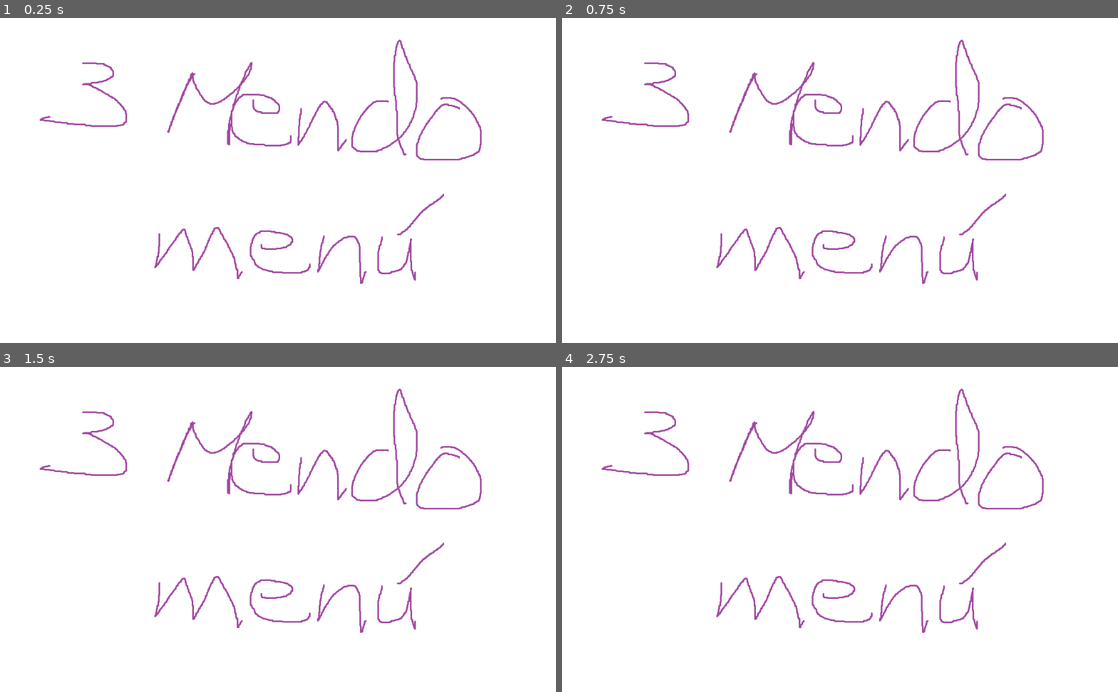
Above: before the commit, frames 1-4 (two rows, left to right).
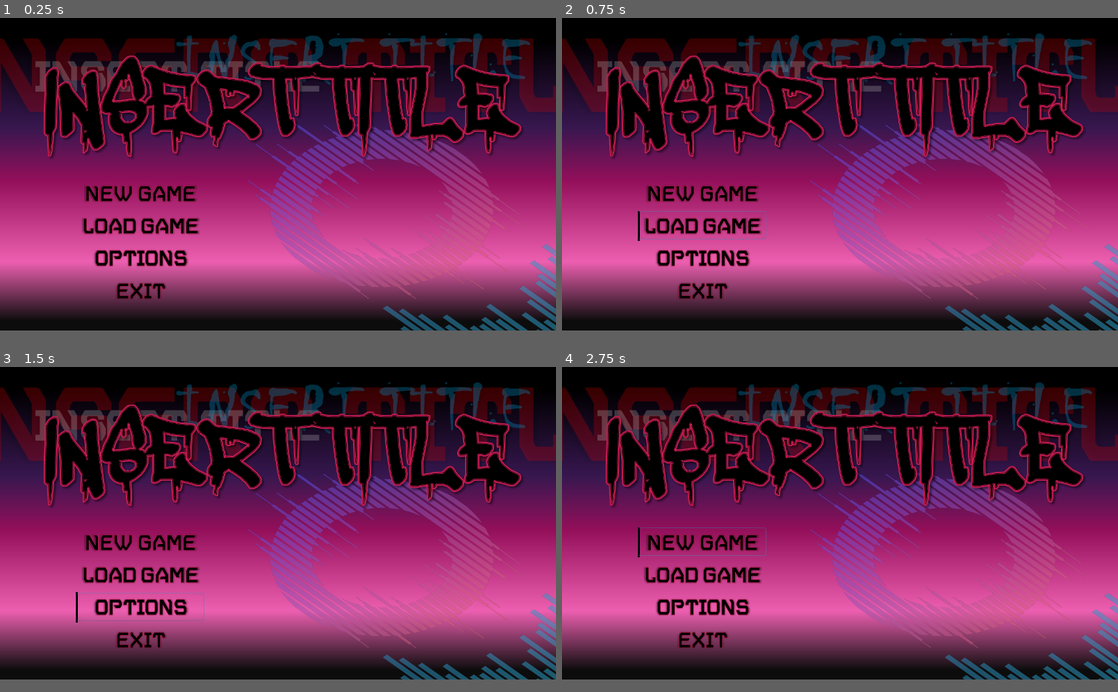
Above: after the commit, the same moments.

Repository: Jose26398/PLD_Practicas
Game: Godot game, scene res://scenes/levels/Menu.tscn
Two runs of this game, one before a commit and one after it. Both use one fixed random seed, a clock stepped at 60 frames per second and the inputs below.
Inputs (mouse positions are in pixels of both pictures, inside the frame that each line leads up to):
- Up to frame 1 (0.25 s): no input
- Up to frame 2 (0.75 s): click (701, 232) at 0.52 s
- Up to frame 3 (1.5 s): click (139, 617) at 1.27 s
- Up to frame 4 (2.75 s): click (701, 549) at 2.02 s
In our replay, the window is 800x468 before the commit and 800x450 after it. These sizes can differ from the game's own. Grey fills any space a smaller window leaves; there, only what the larger window draws over its background counts as a difference.

The runs differ from the first frame. In frame 1, 96% of the frame differs, in the area x 0-100%, y 0-97%; in frame 2, 96%; in frame 3, 96%; in frame 4, 96%.

Commit message:
Add menu backgrounds and buttons

Diff:
--- a/src/project.godot
+++ b/src/project.godot
@@ -23,6 +23,12 @@
 
 default_bus_layout=""
 
+[display]
+
+window/size/width=1280
+window/size/height=720
+window/stretch/mode="2d"
+
 [rendering]
 
 environment/default_environment="res://default_env.tres"
--- /dev/null
+++ b/src/scenes/levels/Menu.gd
@@ -0,0 +1,19 @@
+extends Control
+
+
+func _on_continue_pressed():
+	pass
+
+
+func _on_new_game_pressed():
+	pass
+
+
+func _on_quit_pressed():
+	get_tree().quit()
+	pass
+
+
+func _on_controls_pressed():
+	#get_tree().change_scene("res://scenes/levels/Controls.tscn")
+	pass
--- a/src/scenes/levels/Menu.tscn
+++ b/src/scenes/levels/Menu.tscn
@@ -1,16 +1,102 @@
-[gd_scene load_steps=2 format=2]
+[gd_scene load_steps=11 format=2]
 
 [ext_resource path="res://textures/menu/Menu.png" type="Texture" id=1]
+[ext_resource path="res://scenes/levels/Menu.gd" type="Script" id=2]
+
+[sub_resource type="StyleBoxLine" id=1]
+grow_end = 4.0
+thickness = 5
+vertical = true
+
+[sub_resource type="StyleBoxFlat" id=2]
+bg_color = Color( 0.6, 0.6, 0.6, 0 )
+
+[sub_resource type="StyleBoxLine" id=3]
+grow_end = 4.0
+thickness = 5
+vertical = true
+
+[sub_resource type="StyleBoxFlat" id=4]
+bg_color = Color( 0.6, 0.6, 0.6, 0 )
+
+[sub_resource type="StyleBoxLine" id=5]
+grow_end = 4.0
+thickness = 5
+vertical = true
+
+[sub_resource type="StyleBoxFlat" id=6]
+bg_color = Color( 0.6, 0.6, 0.6, 0 )
+
+[sub_resource type="StyleBoxLine" id=7]
+grow_end = 4.0
+thickness = 5
+vertical = true
+
+[sub_resource type="StyleBoxFlat" id=8]
+bg_color = Color( 0.6, 0.6, 0.6, 0 )
 
 [node name="Menu" type="Control"]
 anchor_right = 1.0
 anchor_bottom = 1.0
+script = ExtResource( 2 )
 __meta__ = {
 "_edit_use_anchors_": false
 }
 
 [node name="background" type="TextureRect" parent="."]
-margin_right = 1024.0
-margin_bottom = 600.0
+margin_right = 1280.0
+margin_bottom = 720.0
+rect_pivot_offset = Vector2( 626.408, 443.982 )
 texture = ExtResource( 1 )
 stretch_mode = 5
+__meta__ = {
+"_edit_use_anchors_": false
+}
+
+[node name="new_game" type="Button" parent="."]
+margin_left = 175.0
+margin_top = 370.0
+margin_right = 470.0
+margin_bottom = 435.0
+mouse_default_cursor_shape = 2
+custom_styles/hover = SubResource( 1 )
+custom_styles/normal = SubResource( 2 )
+__meta__ = {
+"_edit_use_anchors_": false
+}
+
+[node name="load_game" type="Button" parent="."]
+margin_left = 175.0
+margin_top = 445.0
+margin_right = 470.0
+margin_bottom = 510.0
+mouse_default_cursor_shape = 2
+custom_styles/hover = SubResource( 3 )
+custom_styles/normal = SubResource( 4 )
+__meta__ = {
+"_edit_use_anchors_": false
+}
+
+[node name="options" type="Button" parent="."]
+margin_left = 175.0
+margin_top = 520.0
+margin_right = 470.0
+margin_bottom = 585.0
+mouse_default_cursor_shape = 2
+custom_styles/hover = SubResource( 5 )
+custom_styles/normal = SubResource( 6 )
+__meta__ = {
+"_edit_use_anchors_": false
+}
+
+[node name="exit" type="Button" parent="."]
+margin_left = 185.0
+margin_top = 595.0
+margin_right = 470.0
+margin_bottom = 660.0
+mouse_default_cursor_shape = 2
+custom_styles/hover = SubResource( 7 )
+custom_styles/normal = SubResource( 8 )
+__meta__ = {
+"_edit_use_anchors_": false
+}
Binary file added: src/fonts/font-bold.ttf
Binary file added: src/fonts/font-regular.ttf
Binary file changed: src/textures/menu/Menu.png
